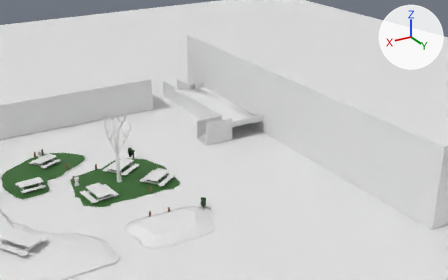
Two versions of the FBX model blender/map/map.fbx, one commit apart.
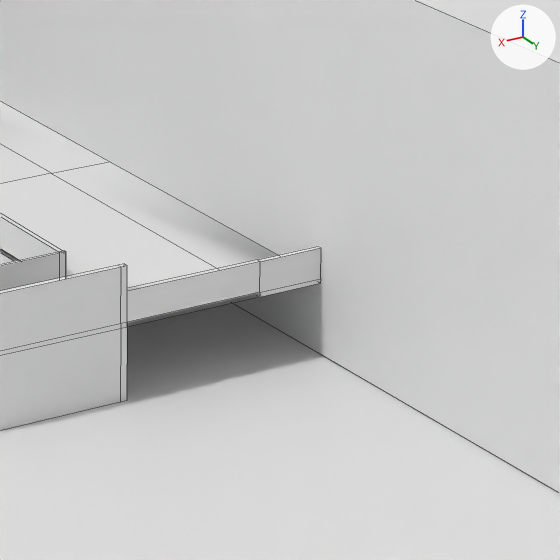
There are two pictures of each version: one from a 50 mm lens placed at (-33.13, 54.4, 20.63), pointed at (-58.3, 12.44, -0.35), one close up on the part from 47% to 67% of the width and 27% to 59% of the height. Arrows for +X, +Y and +Z are at upper right; the lights stay in place. The close-ups show mesh edges as thin lines. Where no turn or scale is listed for an object, it has been applied to the vertices. Vertices at the same position are counted once.
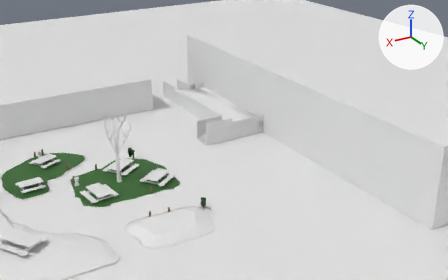
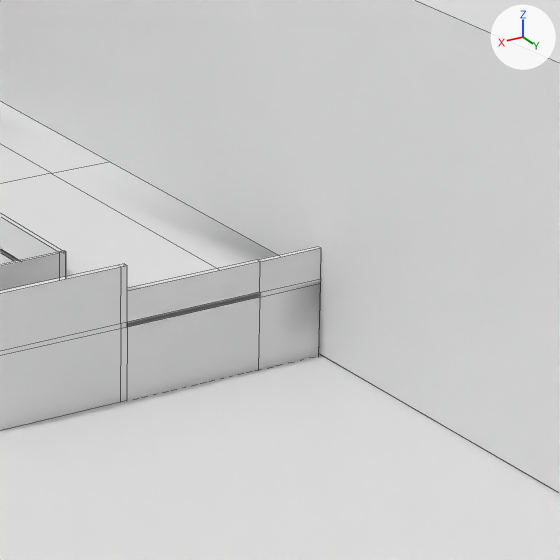
Commit message: amélioration de la map

Changed parts and their boxes [x1, y1, x2, y2] in the close-ups (560 x 560 px):
part 1 of me_cube_040, added
    after: [127, 283, 320, 400]

The change in detail:
me_cube_040 has 175 vertices, 160 faces and spans x -2.09..3.55, y -10.19..2.86, z -1.12..0.86.
me_cube_040 is used by ob_cube_001; location (-59.59, 10.57, 1.11).
Verts and faces of me_cube_040; kept vertices keep their numbers, new ones are numbered from 175.
Before the commit, vertices of me_cube_040: 2 (-1.07, 2.78, -0.03), 7 (-1.07, 2.86, -0.03) at pixel (259, 297), 64 (-2.09, 2.78, -0.03), 67 (-2.09, 2.86, -0.03) at pixel (320, 283), 70 (1.07, 2.78, -0.03).
Before the commit, vertices of me_cube_040: 73 (1.07, 2.86, -0.03) at pixel (127, 327).
Part 1, on me_cube_040:
New vertices 175, 176, 177 stand at vertices 7, 67, 73, in that order, plus (0.0, 0.0, -1.1).
New vertices 178, 179, 180 stand at vertices 2, 64, 70, in that order, plus (0.0, 0.0, -1.24).
New vertex 181 is at (-2.09, 2.78, -1.15).
New vertex 182 is at (-2.09, 2.86, -1.15).
New faces: (7, 73, 177, 175), (7, 175, 176, 67), (2, 178, 180, 70), (2, 64, 179, 178), (64, 67, 182, 181).
